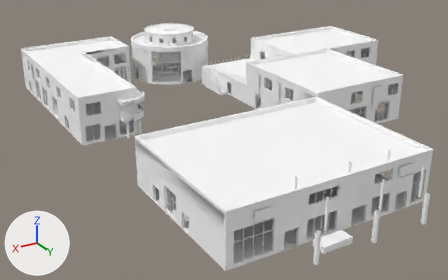
The OBJ model Assets/models/maps/cerroblanco/cerroblanco_buildings.obj, before and after one commit.
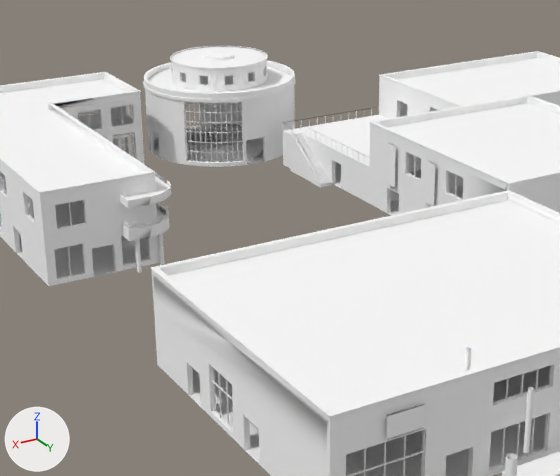
Old and new are each drawn whole from a 50 mm camera at (2458.0, 4515.0, 1942.0) aimed at (-45.0, 343.0, -144.0) and again close up on the part from 13% to 76% of the width and 0% to 86% of the height. Arrows for +X, +Y and +Z are at lower left; the lights stay in place. The last two pictures show the newer version. Where no turn or scale is listed for an object, it has been applied to the vertices. Vertices at exactly the same position are counted once.

In view in the first close-up: 'cerroblanco_buildings'.
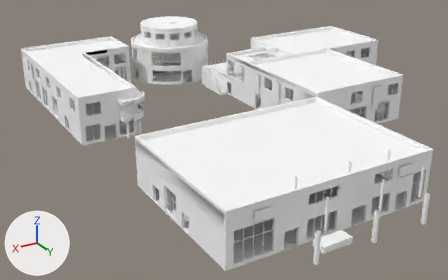
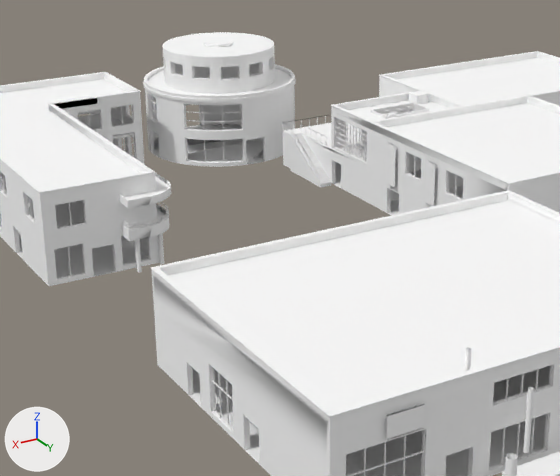
The change, as a diff of the scene's bpy script:
```diff
--- a/Assets/models/maps/cerroblanco/cerroblanco_buildings.obj.py
+++ b/Assets/models/maps/cerroblanco/cerroblanco_buildings.obj.py
@@ mat_cb_roof @@
+mat_cb_roof = principled_material('cb_roof')
+mat_cb_roof.base_color = (1.0, 1.0, 1.0)  # white #ffffff
+mat_cb_roof.roughness = 1.0
@@ me_cerroblanco_buildings @@
 # used by ob_cerroblanco_buildings; location = (0.0, 0.0, 0.0)
-me_cerroblanco_buildings.from_pydata(...)  # 12354 vertices, 18204 faces; spans x -2062.0..1141.0, y -1599.0..2368.0, z -12.0..486.0
+me_cerroblanco_buildings.from_pydata(...)  # 12243 vertices, 18152 faces; spans x -2062.0..1141.0, y -1599.0..2368.0, z -12.0..554.0
+# me_cerroblanco_buildings part 1: 148 loose pieces with 1312 vertices, spanning x -576.0..-1.0, y -1440.0..1.0, z 19.0..486.0, are deleted
+# me_cerroblanco_buildings part 2: 263 vertices moved from x -708.0..82.0, y -1595.0..0.0, z 221.0..380.0 to x -708.0..82.0, y -1595.0..-340.0, z 221.0..368.0; 781 vertices removed from x -622.0..5.0, y -1509.0..-393.0, z 180.0..476.0; 1806 vertices added at x -1002.0..80.0, y -1515.0..3.0, z 19.0..554.0
+# other edits to the shape of me_cerroblanco_buildings do not show in these pictures
 me_cerroblanco_buildings.materials.append(mat_cb_banner_0)
@@ me_cerroblanco_buildings @@
 me_cerroblanco_buildings.materials.append(mat_gravel)
+me_cerroblanco_buildings.materials.append(mat_cb_roof)  # white #ffffff
```

Where the change shows, as pixel boxes [x1, y1, x2, y2] in the close-ups (560 x 476 px; the box of a moved part takes in the faces that stretch with it):
'cerroblanco_buildings', reshaped
    before: [0, 46, 560, 476]
    after: [0, 32, 560, 476]
part 1 of me_cerroblanco_buildings, deleted
    before: [181, 51, 359, 162]
part 2 of me_cerroblanco_buildings, moved or reshaped
    before: [144, 46, 321, 161]
    after: [144, 32, 448, 170]
